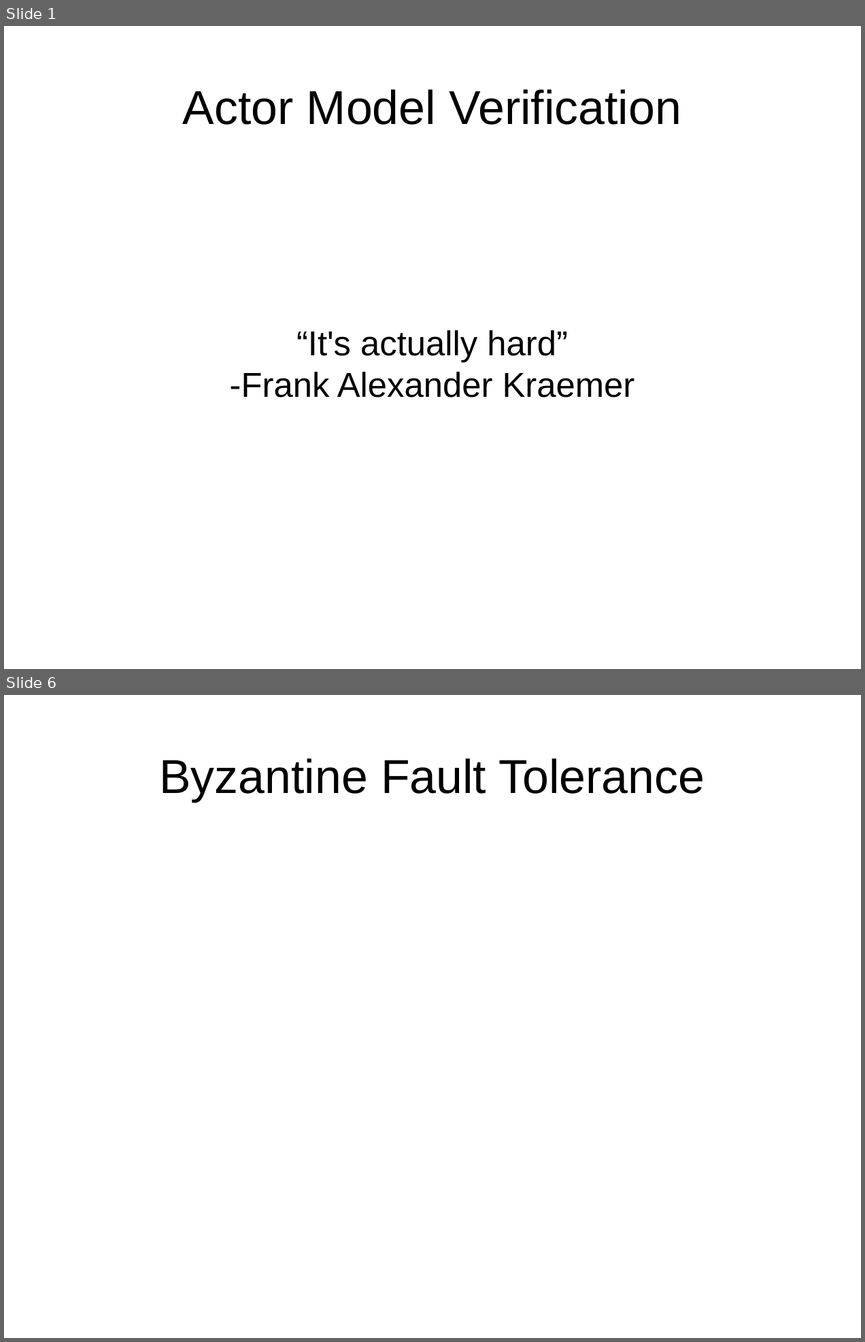
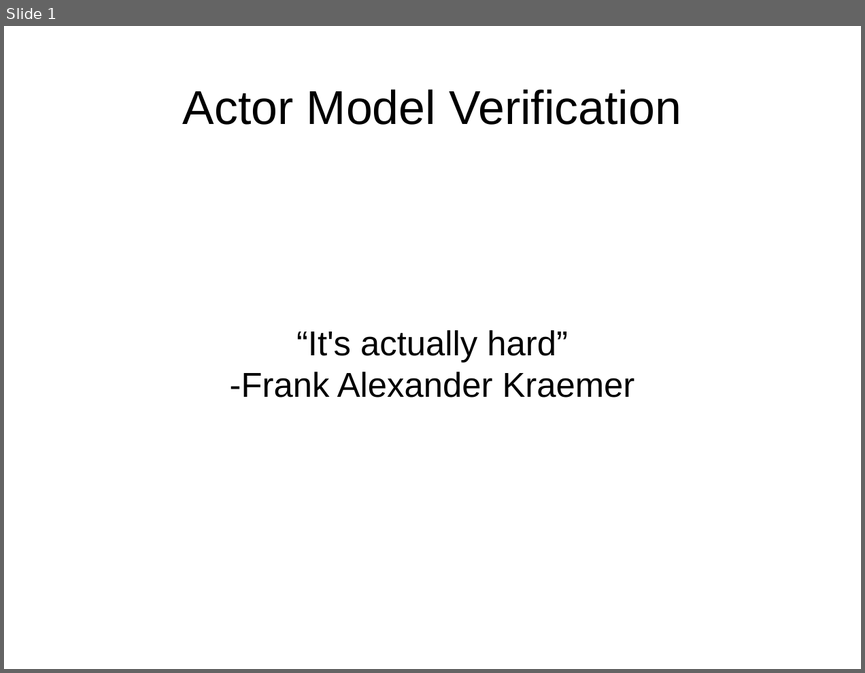
Before and after one commit to tormeh/sanntidpres, a slide deck: Actor model verification talk.odp. Shown one above the other, each under a label of ours: slides 1 and 6 before the commit, slide 1 after it; the slides between them are not shown. The pictures are 865x1342 and 865x673 pixels, drawn with LibreOffice and Linux fonts; fonts in the diff are those of the drawing. Boxes give left, top, right and bottom in pixels: in the first picture for what was removed or moved away, otherwise in the second. Text is boxed around its words. In the diff, an @@ line names an element or a change of style, - is before the commit and + after.

```diff
--- a/Actor model verification talk.odp
+++ b/Actor model verification talk.odp
@@ slide 6 removed at (4,695,861,1338), background #FFFFFF @@
@@ title removed at (159,758,704,802) @@
-Byzantine Fault Tolerance
```
Also in this commit, not shown: 4 slides changed, 4 slides added, 1 other slide removed, 1 other file.
